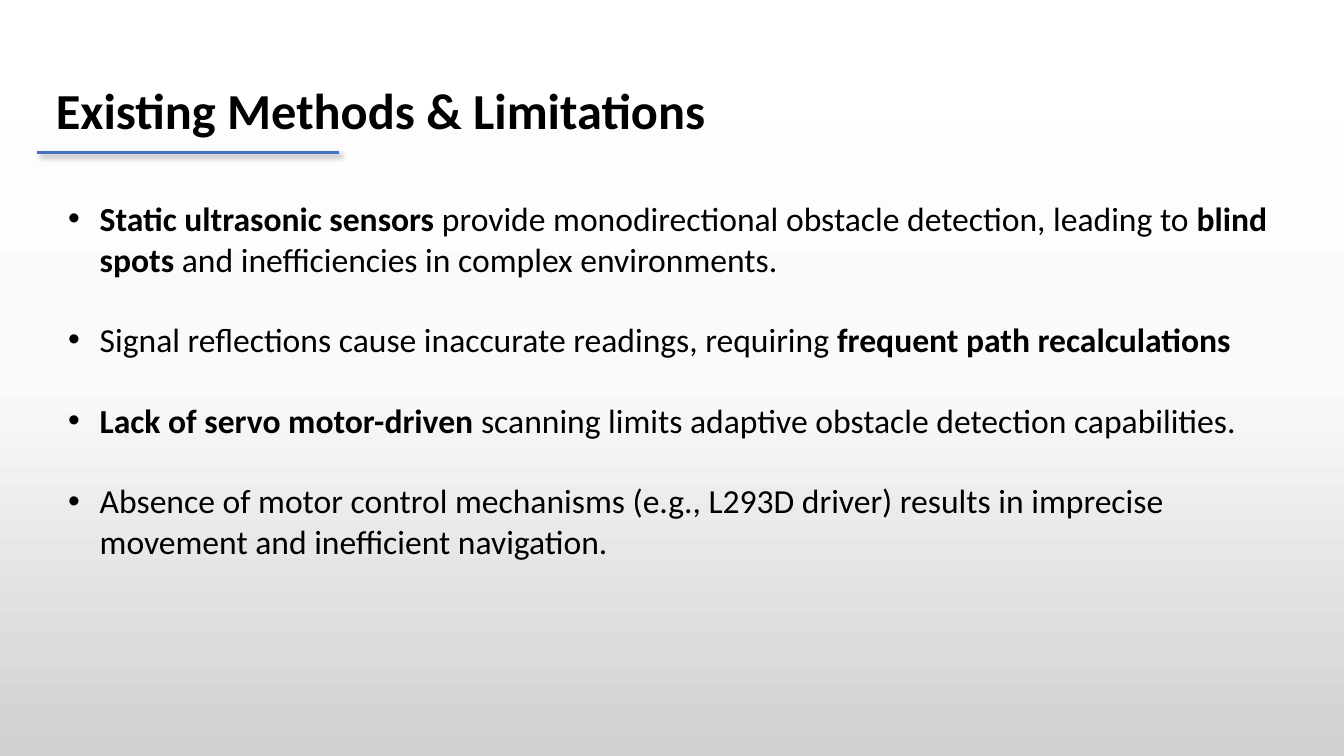
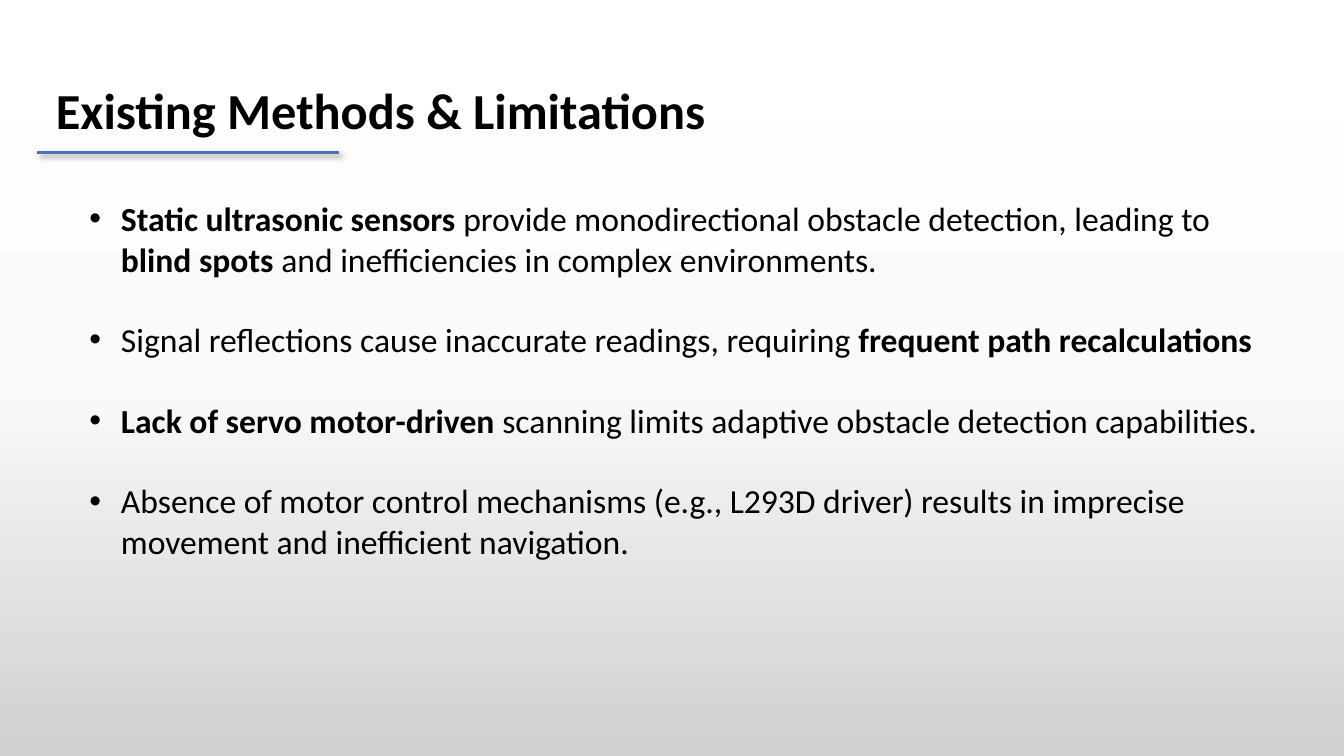
Before and after one commit to dheeraj78/project-4-2, a slide deck: slide 19 of Batch 8 .pptx (slide 18 before the commit). Drawn at 1344x756 pixels with LibreOffice and Linux fonts; fonts in the diff are those of the drawing. Boxes give left, top, right and bottom in pixels: in the first picture for what was removed or moved away, otherwise in the second. Text is boxed around its words. In the diff, an @@ line names an element or a change of style, - is before the commit and + after.

```diff
--- a/Batch 8 .pptx
+++ b/Batch 8 .pptx
@@ text "Static ultrasonic sensors provide monodirectional ..." rewrapped from (x1=100, y1=207, x2=1268, y2=560) to (x1=121, y1=207, x2=1257, y2=560) @@
```
Also in this commit, not shown: 3 other slides changed, 3 slides added, 1 slide removed, 10 other files.
